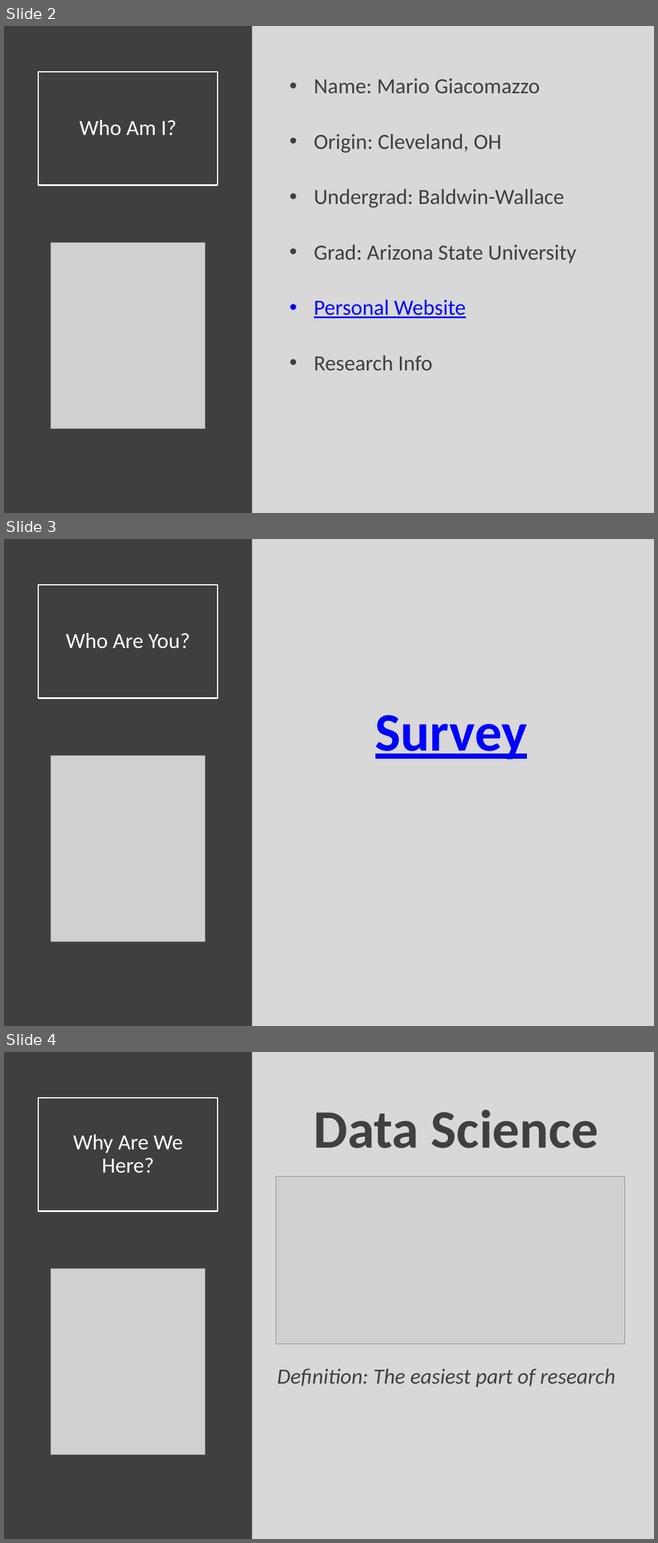
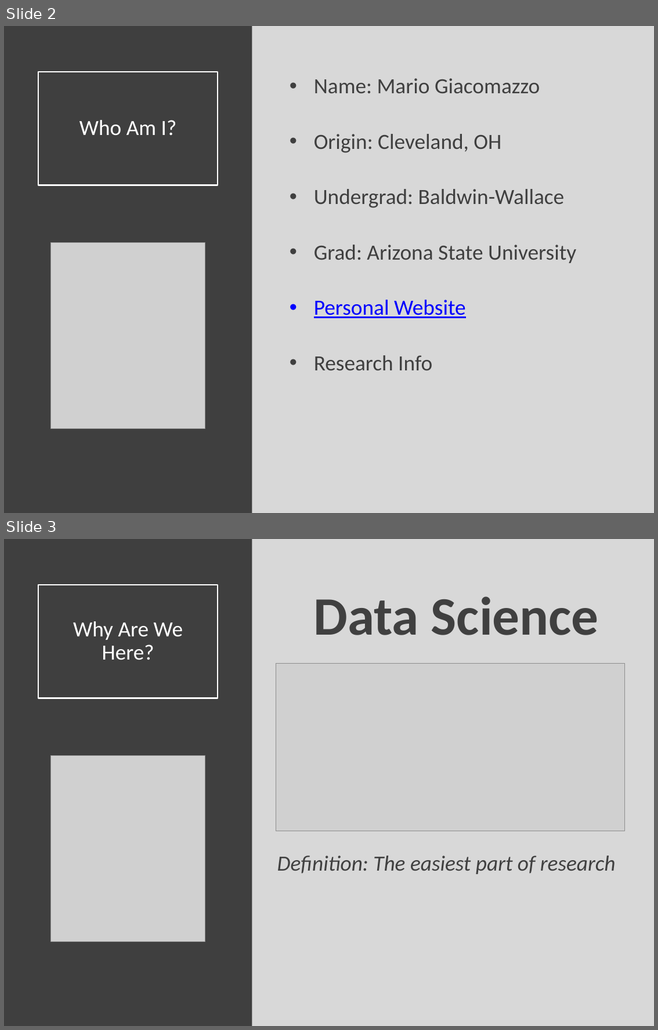
Before and after one commit to SuperMarioGiacomazzo/STOR320_WEBSITE, a slide deck: Lecture/Introduction/Intro_Lecture.pptx. Shown one above the other, each under a label of ours: slides 2, 3 and 4 before the commit, slides 2 and 3 after it. The pictures are 658x1543 and 658x1030 pixels, drawn with LibreOffice and Linux fonts; fonts in the diff are those of the drawing; grey boxes stand for pictures. Boxes give left, top, right and bottom in pixels: in the first picture for what was removed or moved away, otherwise in the second. Text is boxed around its words. In the diff, an @@ line names an element or a change of style, - is before the commit and + after.

```diff
--- a/Lecture/Introduction/Intro_Lecture.pptx
+++ b/Lecture/Introduction/Intro_Lecture.pptx
@@ slide 3 removed at (4, 539, 654, 1026), background #D8D8D8 @@
@@ rectangle removed at (4, 539, 252, 1026) @@
@@ title removed at (38, 584, 217, 698) @@
-Who Are You?
@@ text removed at (375, 715, 527, 759) @@
-Survey
@@ picture removed at (51, 755, 205, 942) @@
@@ what was slide 4 is now slide 3 @@
```
Also in this commit, not shown: 7 other files.
